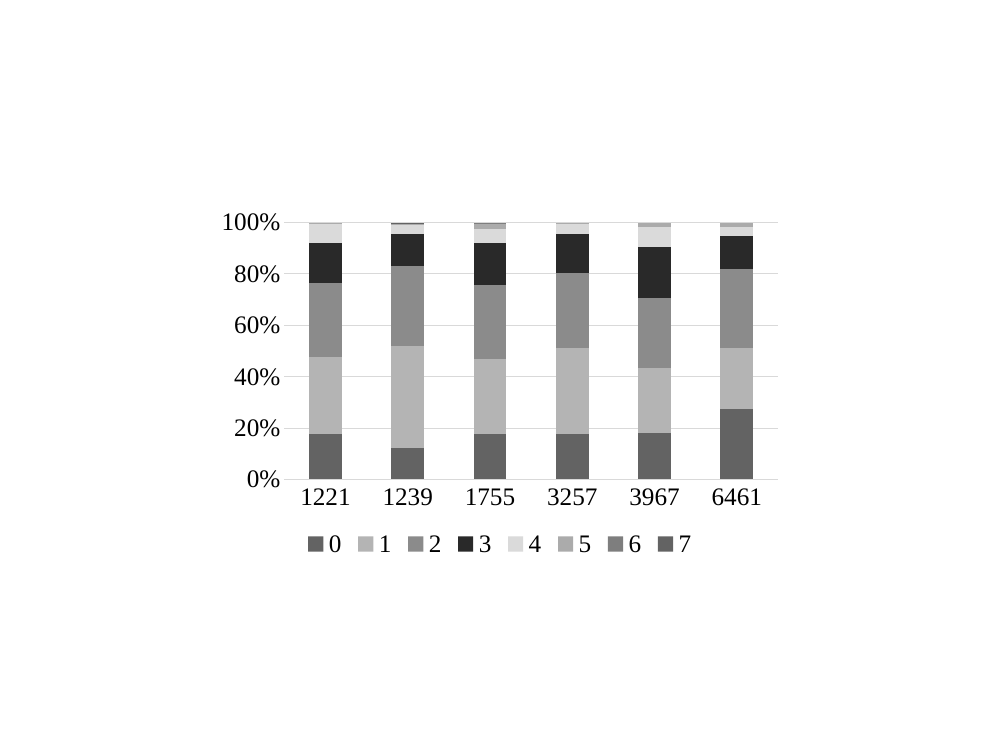
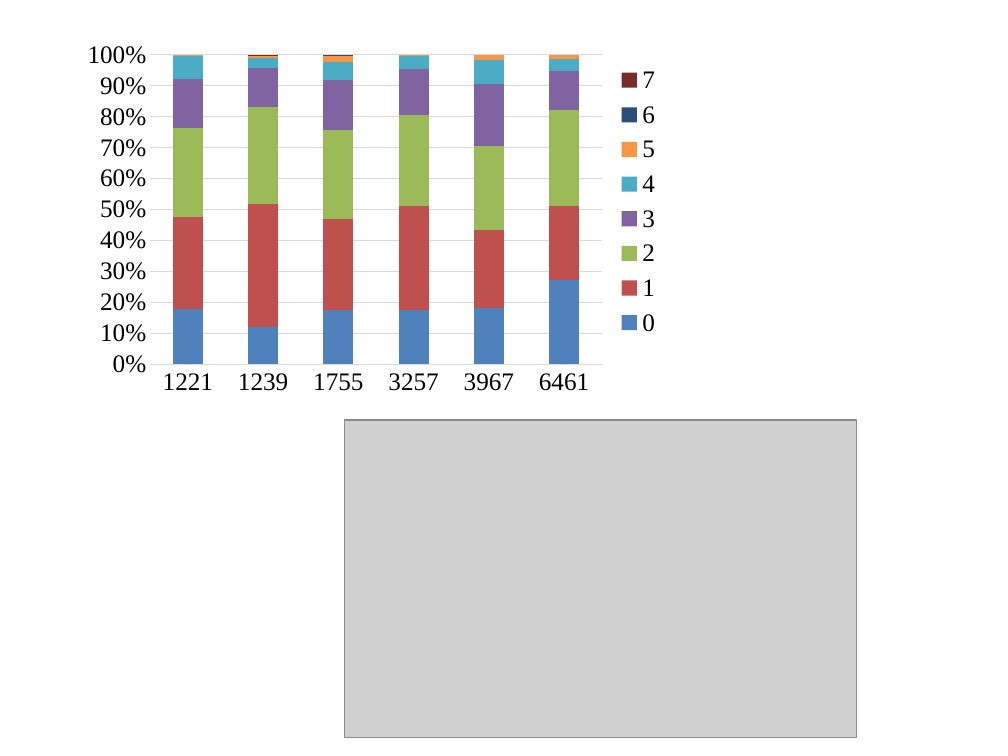
Before and after one commit to ratulm/consistency, a slide deck: slide 5 of figures/allfigures.pptx. Drawn at 1008x756 pixels with LibreOffice and Linux fonts; fonts in the diff are those of the drawing; grey boxes stand for pictures. Boxes give left, top, right and bottom in pixels: in the first picture for what was removed or moved away, otherwise in the second. Text is boxed around its words. In the diff, an @@ line names an element or a change of style, - is before the commit and + after.

Commit message:
again...

```diff
--- a/figures/allfigures.pptx
+++ b/figures/allfigures.pptx
@@ column stacked 100% chart at (x1=76, y1=33, x2=672, y2=403) @@
@@ colour of 0 #646464 to #4F81BD @@
@@ colour of 1 #B4B4B4 to #C0504D @@
@@ colour of 2 #8C8C8C to #9BBB59 @@
@@ colour of 3 #292929 to #8064A2 @@
@@ colour of 4 #DADADA to #4BACC6 @@
@@ colour of 5 #ABABAB to #F79646 @@
@@ colour of 6 #7F7F7F to #2C4D75 @@
@@ colour of 7 #646464 to #772C2A @@
@@ legend changed @@
@@ category axis changed @@
@@ value axis changed @@
@@ column stacked 100% chart resized from (x1=210, y1=202, x2=789, y2=562) to (x1=76, y1=33, x2=672, y2=403) @@
@@ picture added at (x1=345, y1=420, x2=857, y2=738) @@
```
